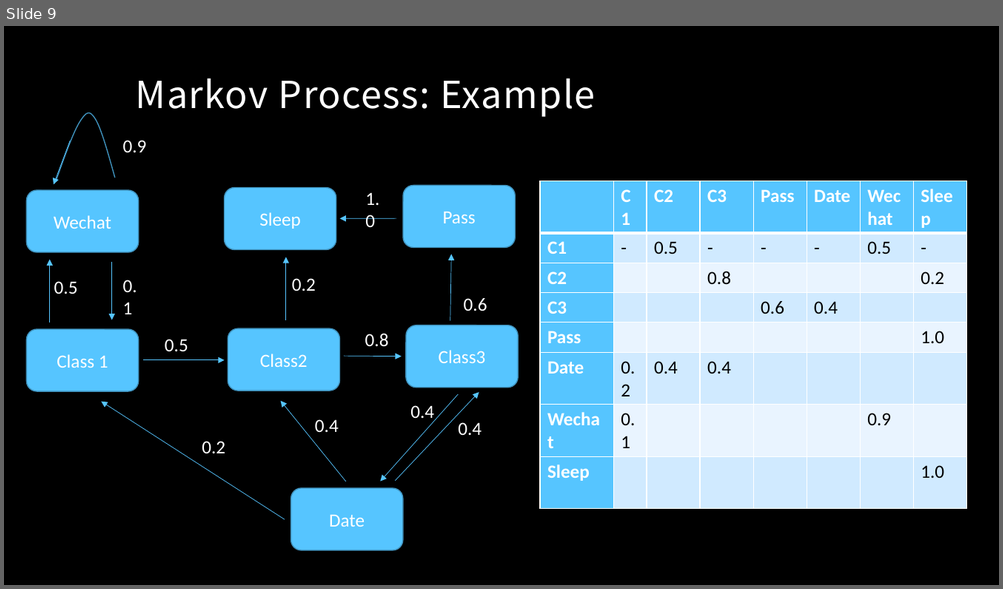
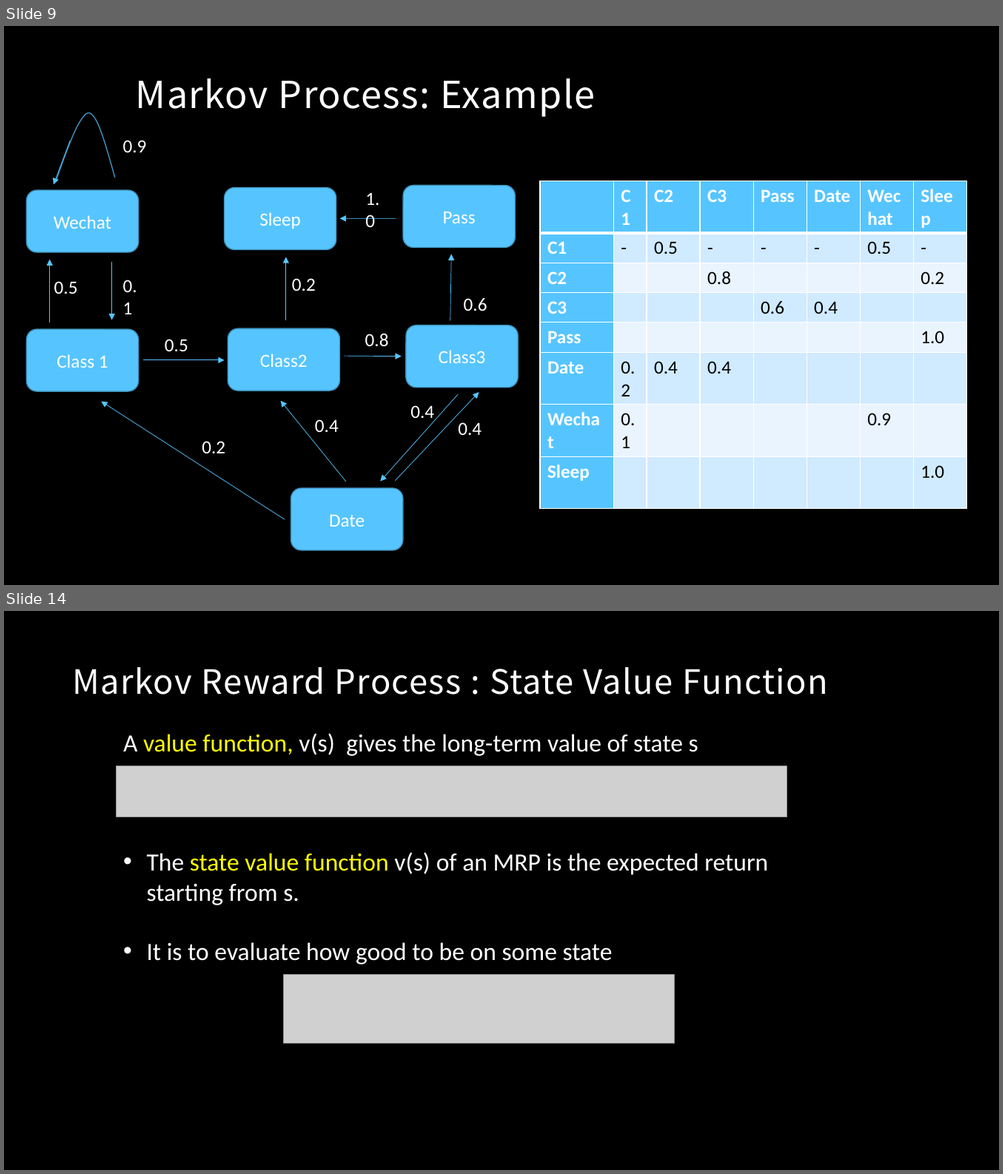
Before and after one commit to MacgyverLin/VintageComputer, a slide deck: Speech/Reinforcement Learning 2.pptx. Shown one above the other, each under a label of ours: slide 9 before the commit, slides 9 and 14 after it; the slides between them are not shown. The pictures are 1003x589 and 1003x1174 pixels, drawn with LibreOffice and Linux fonts; fonts in the diff are those of the drawing; grey boxes stand for pictures; background and template pictures are left out. Boxes give left, top, right and bottom in pixels: in the first picture for what was removed or moved away, otherwise in the second. Text is boxed around its words. In the diff, an @@ line names an element or a change of style, - is before the commit and + after.

```diff
--- a/Speech/Reinforcement Learning 2.pptx
+++ b/Speech/Reinforcement Learning 2.pptx
@@ slide 14 added at <box>4,611,999,1170</box>, background picture (left out) @@
@@ title added at <box>72,667,828,695</box>, 32.4 pt, text #FFFFFF @@
+Markov Reward Process : State Value Function
@@ text added at <box>123,733,768,965</box>, 24 pt, text #FFFFFF @@
+A value function, v(s) gives the long-term value of state s
+• The state value function v(s) of an MRP is the expected return starting from s.
+• It is to evaluate how good to be on some state
@@ picture added at <box>116,766,787,817</box> @@
@@ picture added at <box>284,975,674,1044</box> @@
```
Also in this commit, not shown: 1 slide changed, 10 other slides added.
